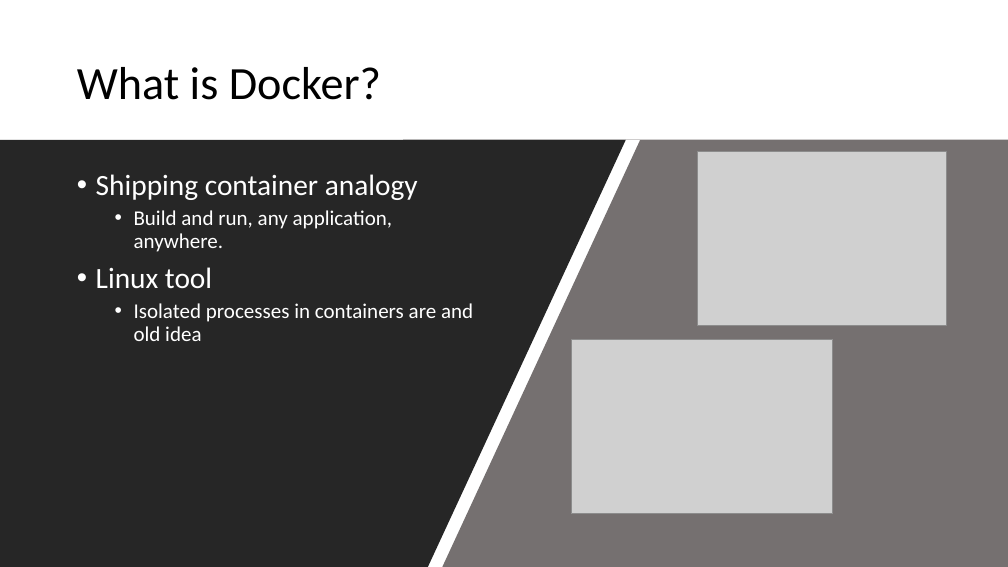
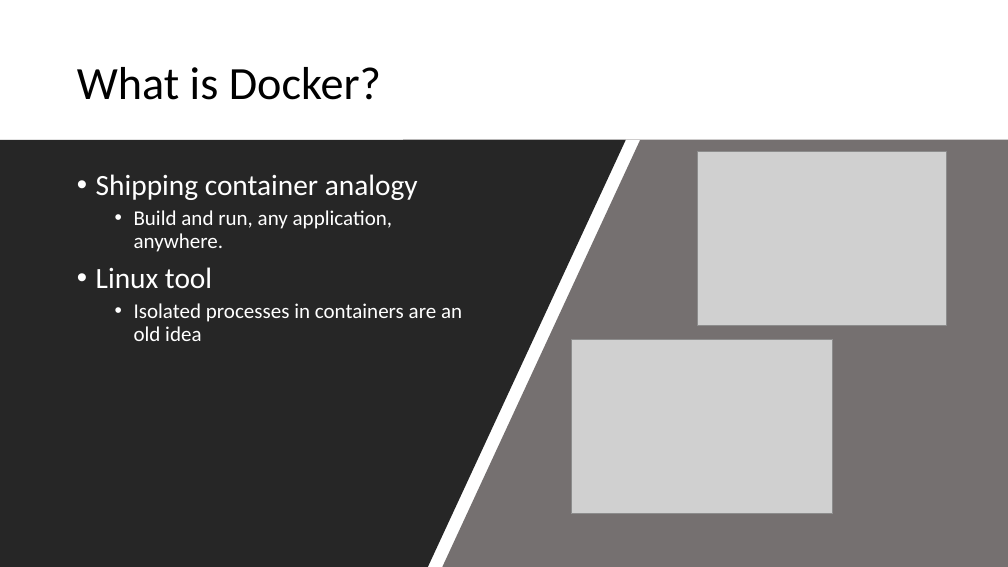
Before and after one commit to pavlosmcg/docker101, a slide deck: slide 3 of Docker 101.pptx. Drawn at 1008x567 pixels with LibreOffice and Linux fonts; fonts in the diff are those of the drawing; grey boxes stand for pictures. Boxes give left, top, right and bottom in pixels: in the first picture for what was removed or moved away, otherwise in the second. Text is boxed around its words. In the diff, an @@ line names an element or a change of style, - is before the commit and + after.

Commit message:
Update presentation

```diff
--- a/Docker 101.pptx
+++ b/Docker 101.pptx
@@ text at [134, 303, 462, 341]: text changed @@
-  • Isolated processes in containers are and old idea
+  • Isolated processes in containers are an old idea
```
Also in this commit, not shown: 1 other slide changed.
